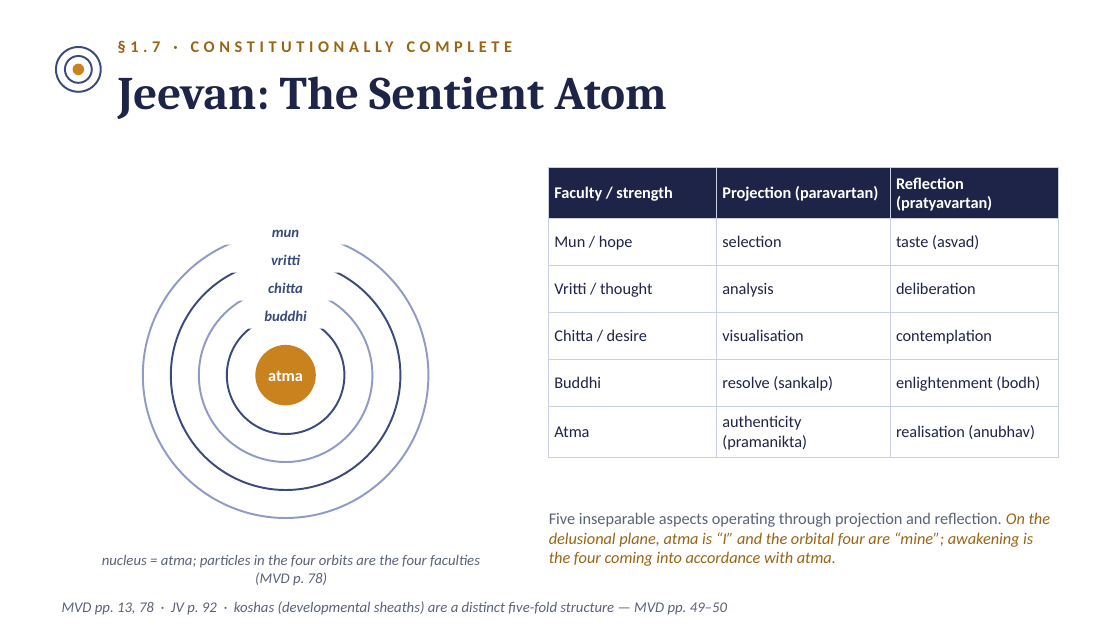
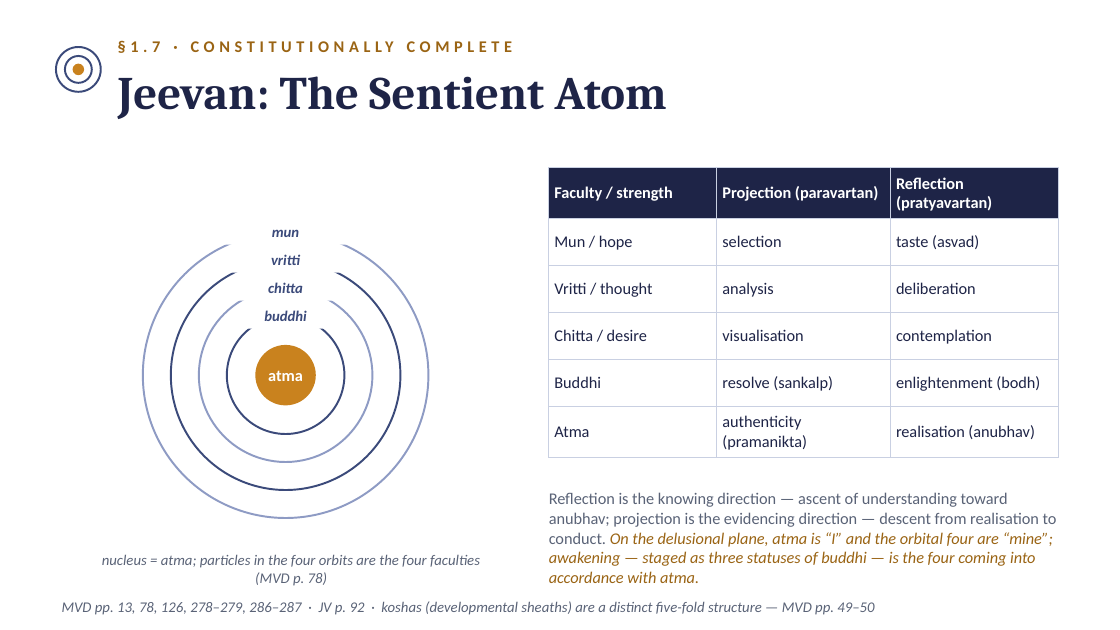
Before and after one commit to raghavamohan/AnalyticMadhyasthDarshan, a slide deck: slide 11 of Studies/The-Ontology-of-Coexistence/The-Ontology-of-Existence-Madhyasth-Darshan.pptx. Drawn at 1120x630 pixels with LibreOffice and Linux fonts; fonts in the diff are those of the drawing. Boxes give left, top, right and bottom in pixels: in the first picture for what was removed or moved away, otherwise in the second. Text is boxed around its words. In the diff, an @@ line names an element or a change of style, - is before the commit and + after.

```diff
--- a/Studies/The-Ontology-of-Coexistence/The-Ontology-of-Existence-Madhyasth-Darshan.pptx
+++ b/Studies/The-Ontology-of-Coexistence/The-Ontology-of-Existence-Madhyasth-Darshan.pptx
@@ text at [549, 492, 1057, 583]: text changed @@
-Five inseparable aspects operating through projection and reflection. On the delusional plane, atma is “I” and the orbital four are “mine”; awakening is the four coming into accordance with atma.
+Reflection is the knowing direction — ascent of understanding toward anubhav; projection is the evidencing direction — descent from realisation to conduct. On the delusional plane, atma is “I” and the orbital four are “mine”; awakening — staged as three statuses of buddhi — is the four coming into accordance with atma.
@@ text at [62, 601, 874, 615]: text changed @@
-MVD pp. 13, 78 · JV p. 92 · koshas (developmental sheaths) are a distinct five-fold structure — MVD pp. 49–50
+MVD pp. 13, 78, 126, 278–279, 286–287 · JV p. 92 · koshas (developmental sheaths) are a distinct five-fold structure — MVD pp. 49–50
```
Also in this commit, not shown: 6 other slides changed, 1 slide added.
